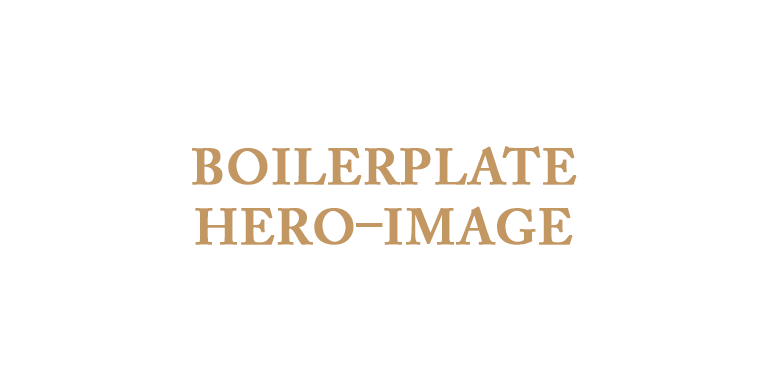
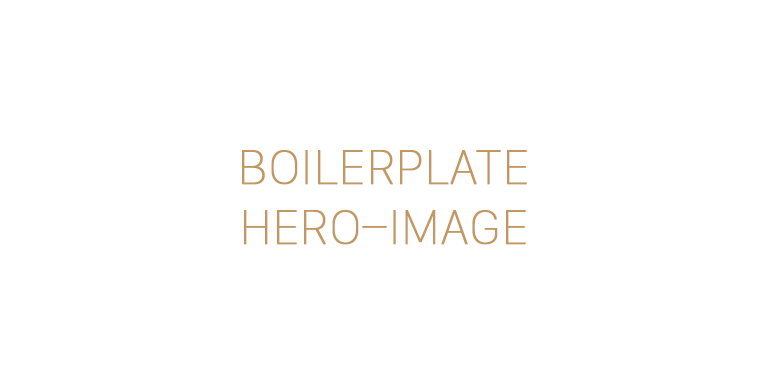
Before/after of a (768, 391) layered artwork. What changed in the layer stack:
painted on "Boilerplate hero–image" over [192, 146, 577, 245]
